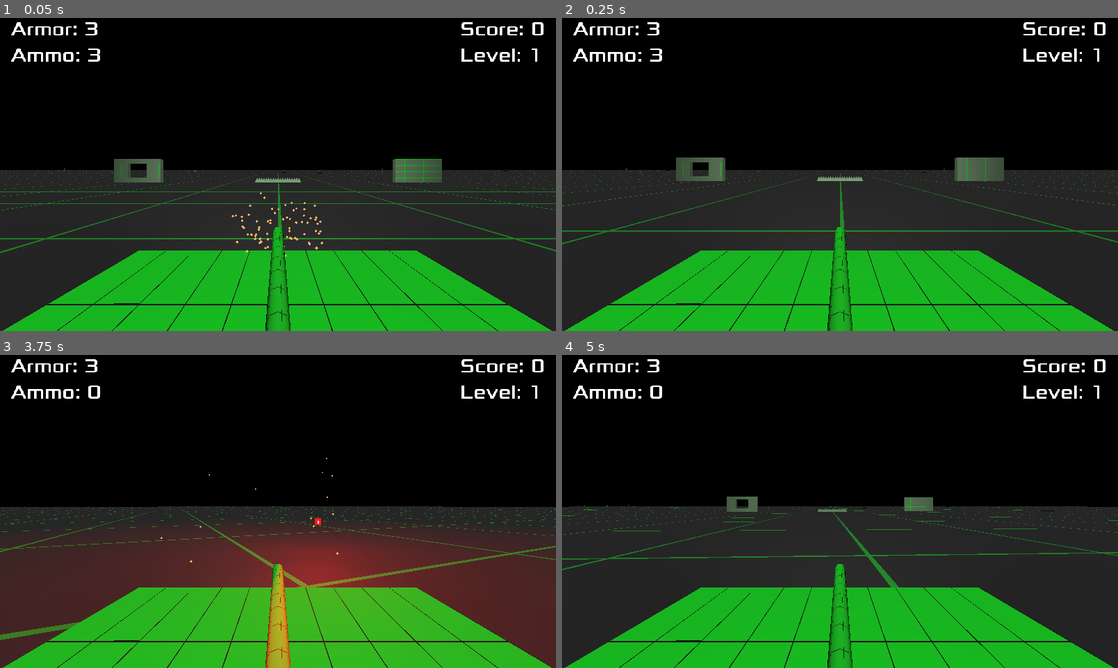
Above: before the commit, frames 1-4 (two rows, left to right).
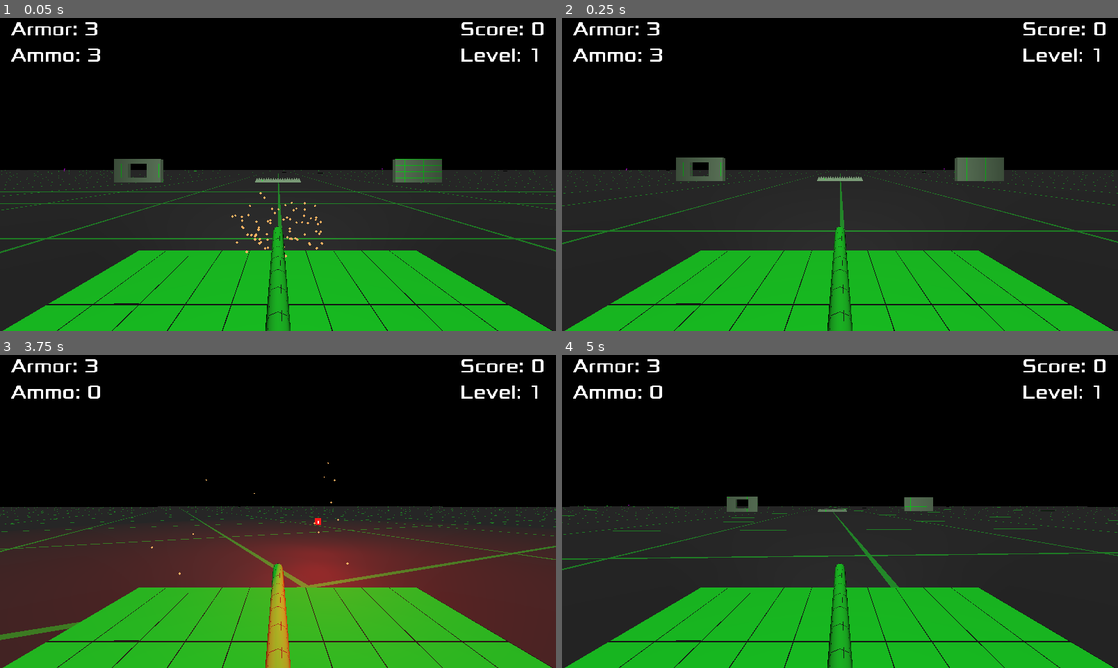
Above: after the commit, the same moments.

Repository: Kromey/spectre
Game: Godot game, scene res://Main.tscn
Two runs of this game, one before a commit and one after it. Both use one fixed random seed, a clock stepped at 60 frames per second and the inputs below.
Inputs:
- Up to frame 1 (0.05 s): no input
- Up to frame 2 (0.25 s): no input
- Up to frame 3 (3.75 s): hold D (movement_right) 0.53-1.28 s; hold Space (action_shoot) 0.53-1.28 s; hold S (movement_backward) 1.28-2.03 s; tap Space (action_shoot) at 1.35, 2.85 s; hold D (movement_right) 2.03-2.78 s; hold Space (action_shoot) 2.03-2.78 s; hold W (movement_forward) 2.78-3.53 s; hold A (movement_left) from 3.53 s (still down); hold Space (action_shoot) from 3.53 s (still down)
- Up to frame 4 (5 s): keep holding A (movement_left); release Space (action_shoot) at 4.28 s; tap Space (action_shoot) at 4.35 s

The runs differ from the first frame. In frame 1, less than 0.1% of the frame differs, in the area x 41-59%, y 55-77%; in frame 2, nothing differs; in frame 3, less than 0.1%; in frame 4, nothing differs.

Commit message:
Tweak muzzle flash particles

Diff:
--- a/tanks/BaseTank.tscn
+++ b/tanks/BaseTank.tscn
@@ -13,10 +13,9 @@
 direction = Vector3( 0, -5, -5 )
 spread = 180.0
 flatness = 1.0
-gravity = Vector3( 0, 0, 4 )
+gravity = Vector3( 0, 0, 6 )
 initial_velocity = 3.0
 initial_velocity_random = 0.75
-damping = 2.0
 angle = 360.0
 angle_random = 1.0
 
